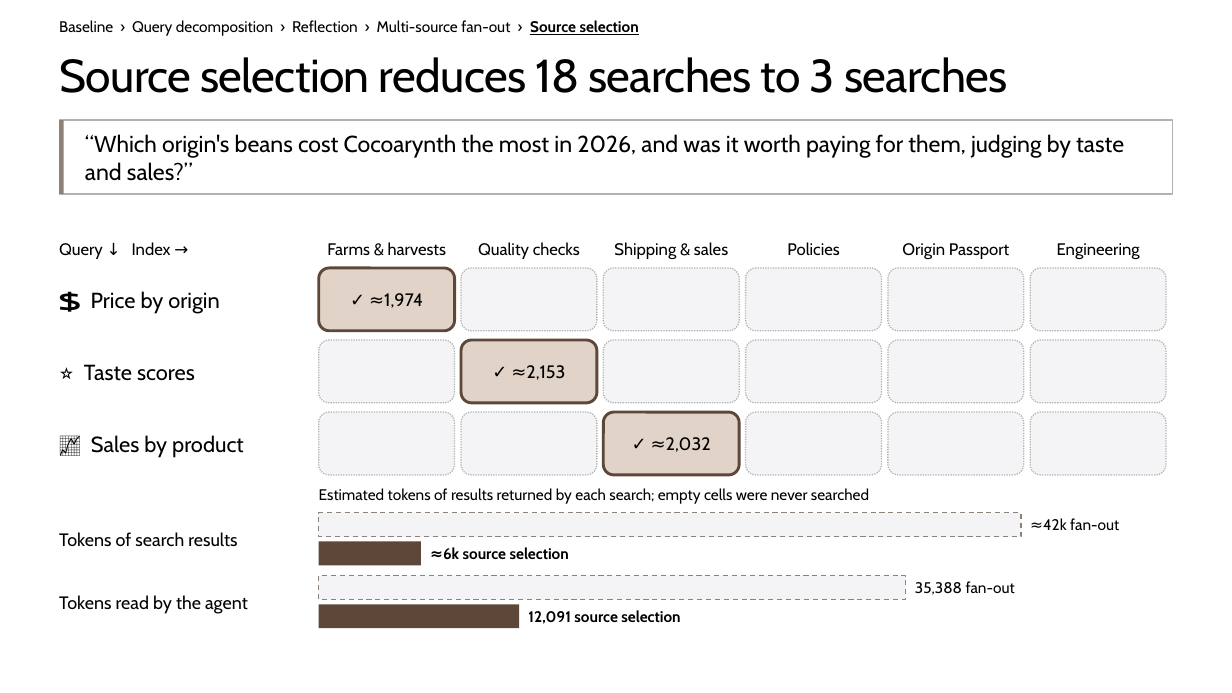
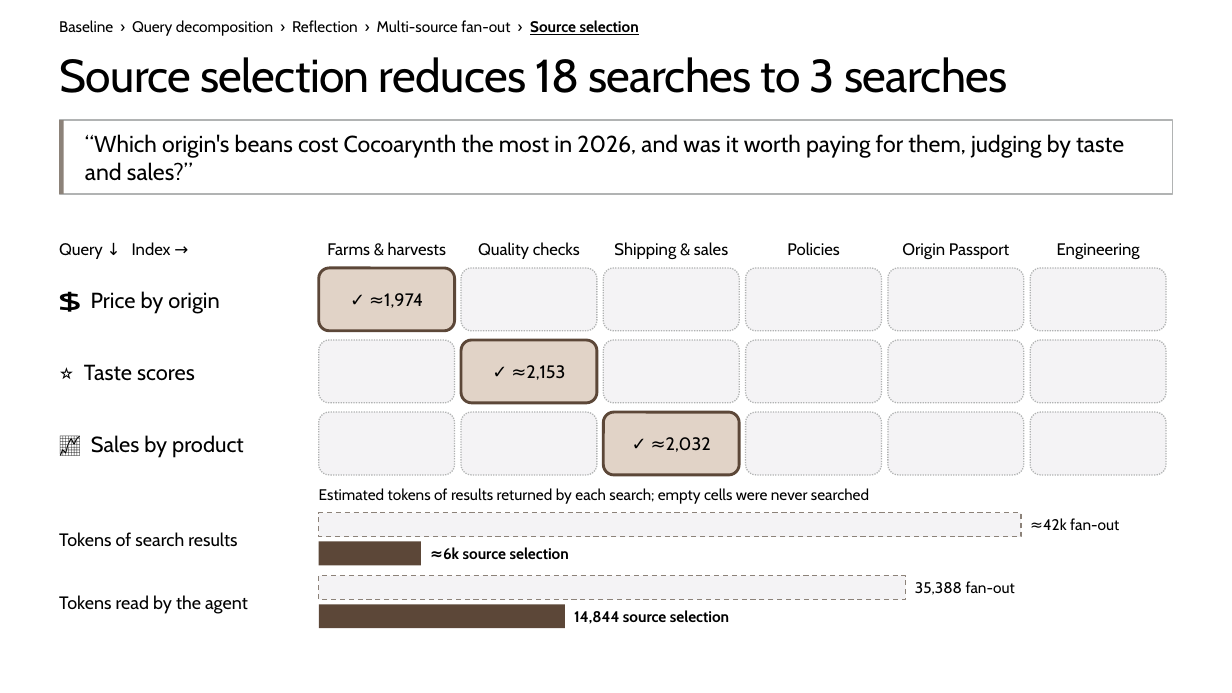
Before and after one commit to microsoft/ignite26-BRK300-building-agentic-retrieval-from-diy-to-foundry-iq, a slide deck: slide 38 of IgniteBRK300-WorkingDeck.pptx (slide 36 before the commit). Drawn at 1232x693 pixels with LibreOffice and Linux fonts; fonts in the diff are those of the drawing; background and template pictures are left out. Boxes give left, top, right and bottom in pixels: in the first picture for what was removed or moved away, otherwise in the second. Text is boxed around its words. In the diff, an @@ line names an element or a change of style, - is before the commit and + after.

```diff
--- a/IgniteBRK300-WorkingDeck.pptx
+++ b/IgniteBRK300-WorkingDeck.pptx
@@ rectangle resized from (x1=319, y1=604, x2=519, y2=628) to (x1=319, y1=604, x2=565, y2=628) @@
@@ text at (x1=574, y1=610, x2=729, y2=624): text changed @@
-12,091 source selection
+14,844 source selection
```
Also in this commit, not shown: 28 other slides changed, 3 slides added, 1 slide removed, 27 other files.
